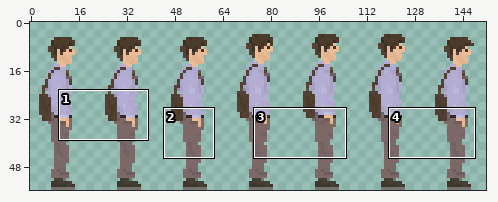
Sprite sheet -- Assets/Textures/Character Animation/Spritesheet_Test.png. The first picture is a wide view before the edit; the outline marks the close-up.
Close-up. The starting point:
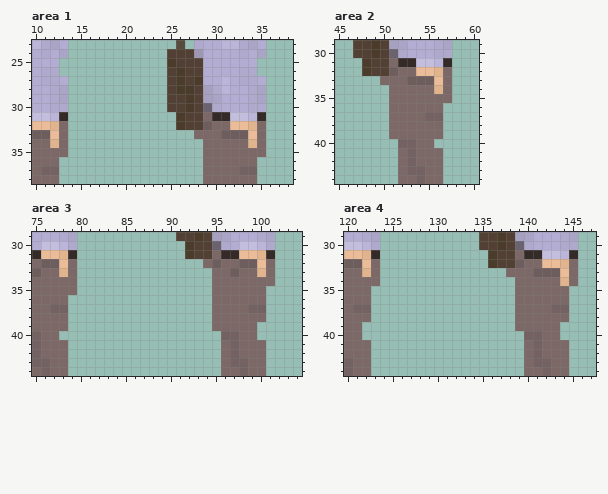
The file is 154x56 pixels. Pixels under 10% opacity are left out. Colours within 5 levels of each other are drawn and written as one. Shown: area 1: x 10..38, y 23..38; area 2: x 45..60, y 29..44; area 3: x 75..104, y 29..44; area 4: x 120..147, y 29..44. The wide view leaves out empty margins.
After the commit:
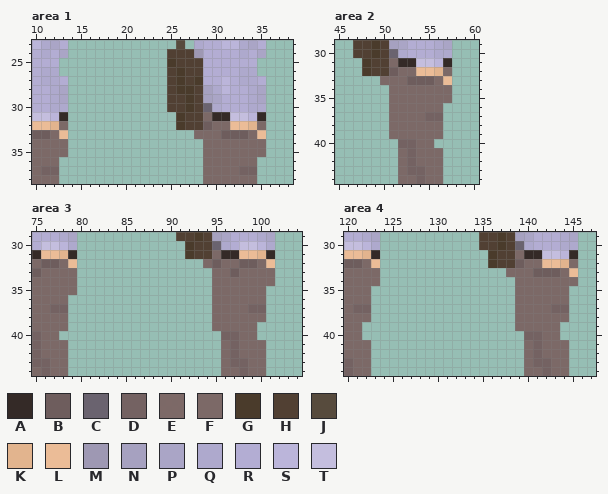
Palette (. is transparent): A #342a27  B #6e5d5d  C #6a636f  D #746262  E #7c6765f9  F #7c6967  G #4a3b2b  H #514033  J #554739f6  K #e2b48e  L #ebbc97  M #9e98b3  N #a6a1c0  P #aaa5c6  Q #aea9cd  R #b3add3  S #bbb5da  T #c4bede
The exact change:
Area 1:
Colour F replaces colour K in row 34 at x 12 and 34.
Colour F replaces colour L in row 33 at x 12 and 34.
Colour L replaces colour F in row 33 at x 13 and 35.
Area 2:
Colour F replaces colour K in row 34 at x 56.
Colour F replaces colour L in row 33 at x 56.
Colour L replaces colour F in row 33 at x 57.
Area 3:
Colour F replaces colour K in row 33 at x 78 and 100.
Colour F replaces colour L in row 32 at x 78 and 100.
Colour L replaces colour F in row 32 at x 79 and 101.
Area 4:
Colour F replaces colour K in row 33 at x 122; in row 34 at x 144.
Colour F replaces colour L in row 32 at x 122; in row 33 at x 144.
Colour L replaces colour F in row 32 at x 123; in row 33 at x 145.
